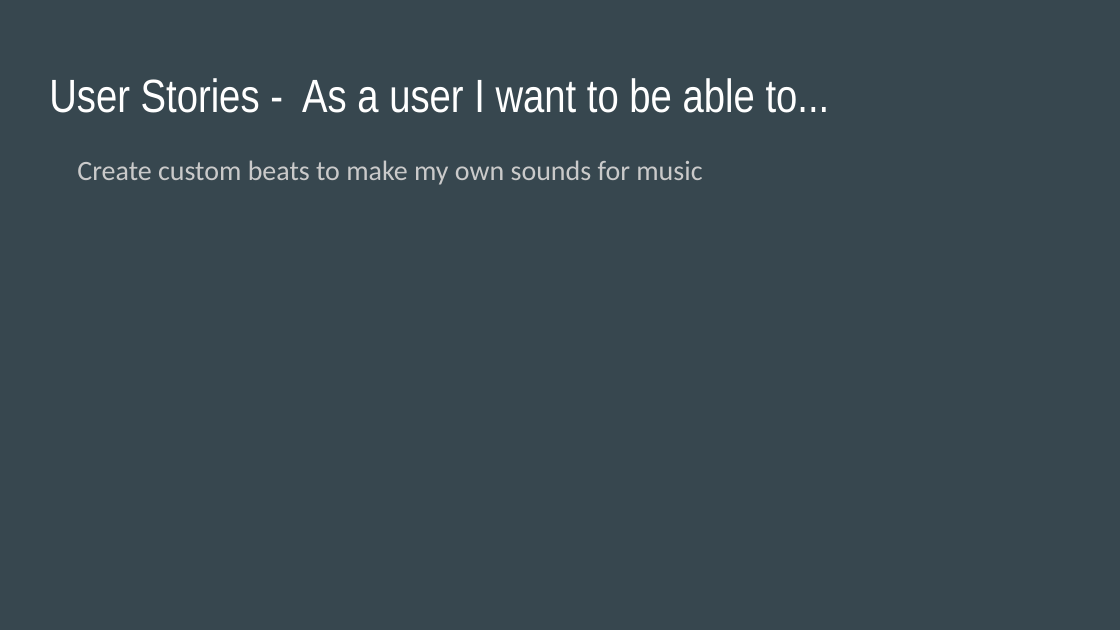
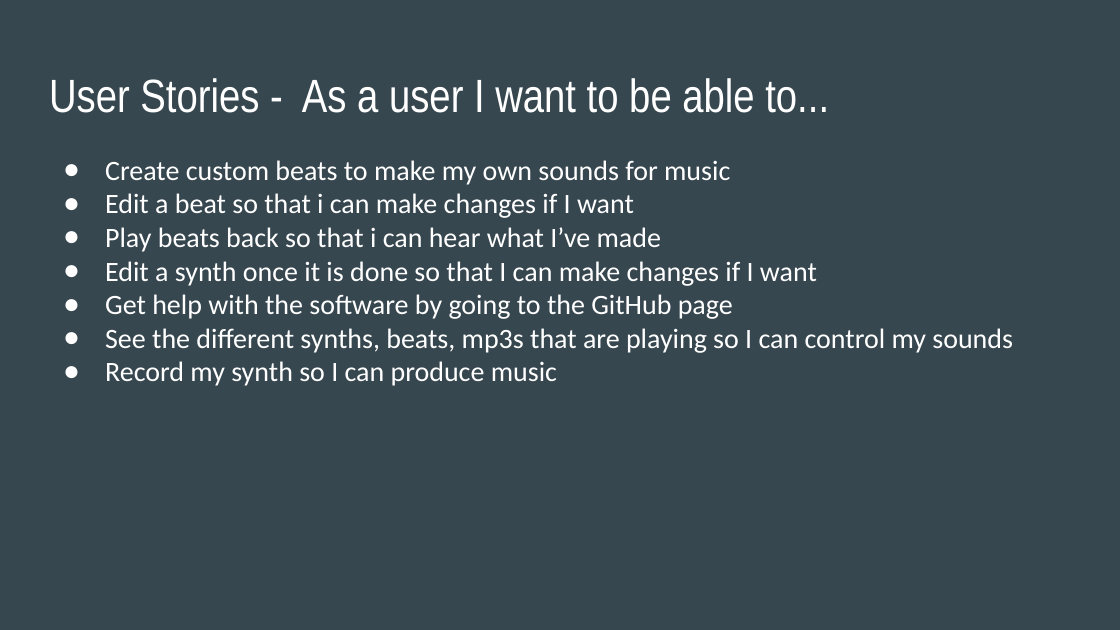
Before and after one commit to jon3654/synthsgw, a slide deck: slide 4 of Presentation.odp. Drawn at 1120x630 pixels with LibreOffice and Linux fonts; fonts in the diff are those of the drawing. Boxes give left, top, right and bottom in pixels: in the first picture for what was removed or moved away, otherwise in the second. Text is boxed around its words. In the diff, an @@ line names an element or a change of style, - is before the commit and + after.

```diff
--- a/Presentation.odp
+++ b/Presentation.odp
@@ text at [105, 160, 730, 185]: text colour #CACACA to #FFFFFF in "Create custom beats to make my own ..."; bullet none to ●; less space between paragraphs @@
@@ text at [105, 193, 1013, 386]: paragraphs added @@
+● Edit a beat so that i can make changes if I want
+● Play beats back so that i can hear what I’ve made
+● Edit a synth once it is done so that I can make changes if I want
+● Get help with the software by going to the GitHub page
+● See the different synths, beats, mp3s that are playing so I can control my sounds
+● Record my synth so I can produce music
```
Also in this commit, not shown: 4 other slides changed, 12 slides added, 1 slide removed.
